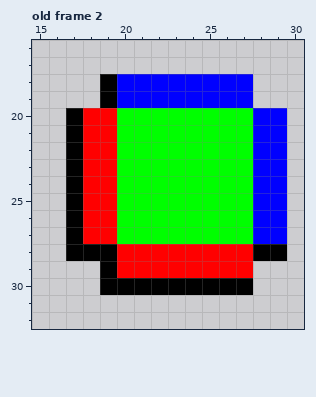
Two versions of one pixel-art file, public/assets/graphics/snek-apple.ase. That is the earlier state.
48x48 pixels, 2 frames. Shown: old frame 2: x 15..30, y 16..32. The commit also changed other frames, which this record leaves out.
After:
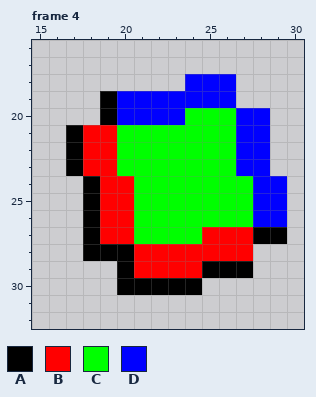
Palette (. is transparent): A #000000  B #ff0000  C #00ff00  D #0000ff
A new or re-ordered frame is compared with the old frame closest to it.
From old to new:
frames 2 -> 12
layer "ctx" added
layer "Layer 2" added
layer "Layer 1" removed
Frame 4 is new; against old frame 2:
y 18: x 19..23 ADDDD -> .....; x 27 D -> .
y 19: x 27 D -> .
y 20: x 17..23 ABBCCCC -> ..ADDDD; x 27 C -> D; x 29 D -> .
y 21..23: x 27 C -> D; x 29 D -> .
y 24..26: x 17..18 AB -> .A; x 20 C -> B
y 27: x 17..18 AB -> .A; x 20 C -> B; x 25..29 CCCDD -> BBBAA
y 28: x 17 A -> .; x 20 B -> A; x 28..29 AA -> ..
y 29: x 19..20 AB -> .A; x 25..27 BBB -> AAA
y 30: x 19 A -> .; x 25..27 AAA -> ...
